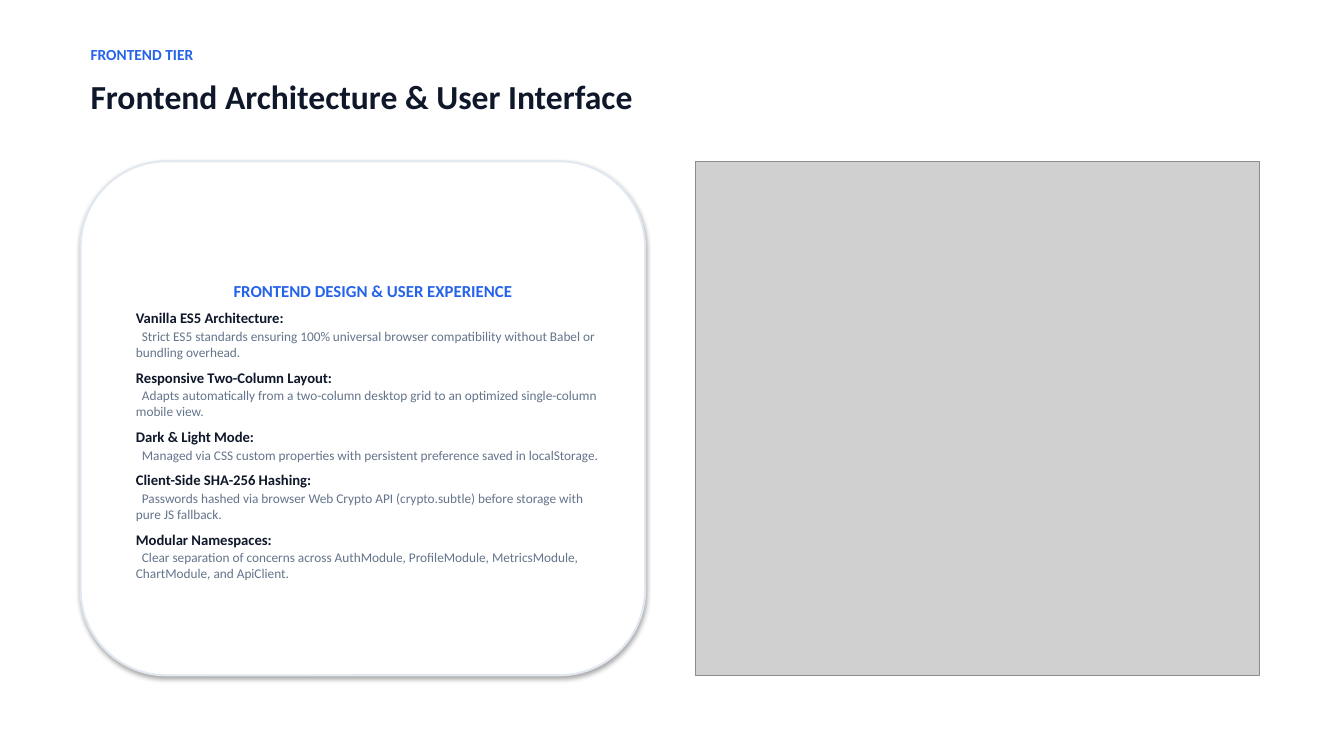
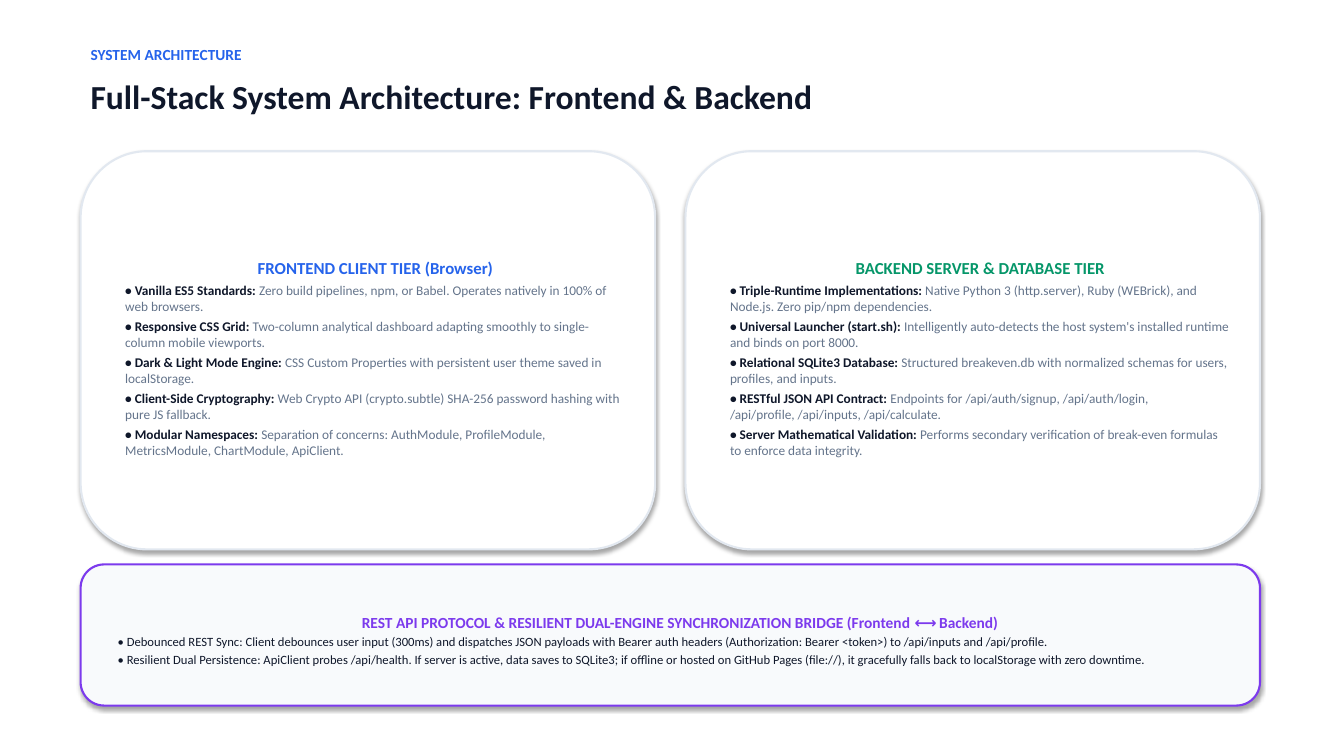
Before and after one commit to arjun2007arush2011-max/break_even_point, a slide deck: slide 3 of Break-Even-Project-Presentation.pptx. Drawn at 1344x756 pixels with LibreOffice and Linux fonts; fonts in the diff are those of the drawing; grey boxes stand for pictures. Boxes give left, top, right and bottom in pixels: in the first picture for what was removed or moved away, otherwise in the second. Text is boxed around its words. In the diff, an @@ line names an element or a change of style, - is before the commit and + after.

Commit message:
Unify frontend and backend architecture into single slide in presentation deck

```diff
--- a/Break-Even-Project-Presentation.pptx
+++ b/Break-Even-Project-Presentation.pptx
@@ text at (x1=91, y1=50, x2=242, y2=60): text changed @@
-FRONTEND TIER
+SYSTEM ARCHITECTURE
@@ text at (x1=91, y1=85, x2=812, y2=115): text changed @@
-Frontend Architecture & User Interface
+Full-Stack System Architecture: Frontend & Backend
@@ rounded rectangle "FRONTEND CLIENT TIER (Browser)" resized from (x1=81, y1=161, x2=645, y2=676) to (x1=81, y1=151, x2=655, y2=549) @@
@@ rounded rectangle added at (x1=686, y1=151, x2=1260, y2=549), fill #FFFFFF, outline #E2E8F0 1.5 pt, 9.5 pt, text #64748B @@
+BACKEND SERVER & DATABASE TIER
+• Triple-Runtime Implementations: Native Python 3 (http.server), Ruby (WEBrick), and Node.js. Zero pip/npm dependencies.
+• Universal Launcher (start.sh): Intelligently auto-detects the host system's installed runtime and binds on port 8000.
+• Relational SQLite3 Database: Structured breakeven.db with normalized schemas for users, profiles, and inputs.
+• RESTful JSON API Contract: Endpoints for /api/auth/signup, /api/auth/login, /api/profile, /api/inputs, /api/calculate.
+• Server Mathematical Validation: Performs secondary verification of break-even formulas to enforce data integrity.
@@ picture removed at (x1=696, y1=161, x2=1260, y2=676) @@
@@ text in rounded rectangle at (x1=125, y1=261, x2=620, y2=457): text changed @@
-FRONTEND DESIGN & USER EXPERIENCE
-Vanilla ES5 Architecture:
-Strict ES5 standards ensuring 100% universal browser compatibility without Babel or bundling overhead.
-Responsive Two-Column Layout:
-Adapts automatically from a two-column desktop grid to an optimized single-column mobile view.
-Dark & Light Mode:
-Managed via CSS custom properties with persistent preference saved in localStorage.
-Client-Side SHA-256 Hashing:
-Passwords hashed via browser Web Crypto API (crypto.subtle) before storage with pure JS fallback.
-Modular Namespaces:
-Clear separation of concerns across AuthModule, ProfileModule, MetricsModule, ChartModule, and ApiClient.
+FRONTEND CLIENT TIER (Browser)
+• Vanilla ES5 Standards: Zero build pipelines, npm, or Babel. Operates natively in 100% of web browsers.
+• Responsive CSS Grid: Two-column analytical dashboard adapting smoothly to single-column mobile viewports.
+• Dark & Light Mode Engine: CSS Custom Properties with persistent user theme saved in localStorage.
+• Client-Side Cryptography: Web Crypto API (crypto.subtle) SHA-256 password hashing with pure JS fallback.
+• Modular Namespaces: Separation of concerns: AuthModule, ProfileModule, MetricsModule, ChartModule, ApiClient.
@@ rounded rectangle added at (x1=81, y1=565, x2=1260, y2=706), fill #F8FAFC, outline #7C3AED 1.5 pt, 9 pt, text #0F172A @@
+REST API PROTOCOL & RESILIENT DUAL-ENGINE SYNCHRONIZATION BRIDGE (Frontend ⟷ Backend)
+• Debounced REST Sync: Client debounces user input (300ms) and dispatches JSON payloads with Bearer auth headers (Authorization: Bearer <token>) to /api/inputs and /api/profile.
+• Resilient Dual Persistence: ApiClient probes /api/health. If server is active, data saves to SQLite3; if offline or hosted on GitHub Pages (file://), it gracefully falls back to localStorage with zero downtime.
```
Also in this commit, not shown: 1 other slide changed, 1 slide added, 1 slide removed, 2 other files.
